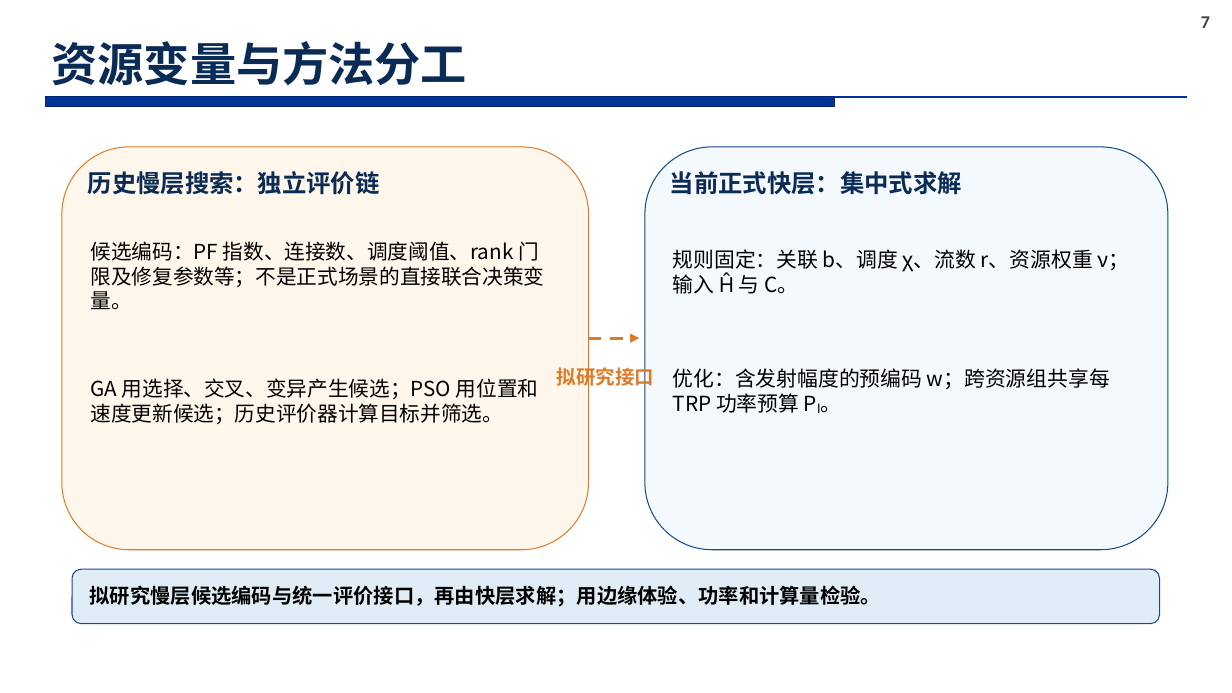
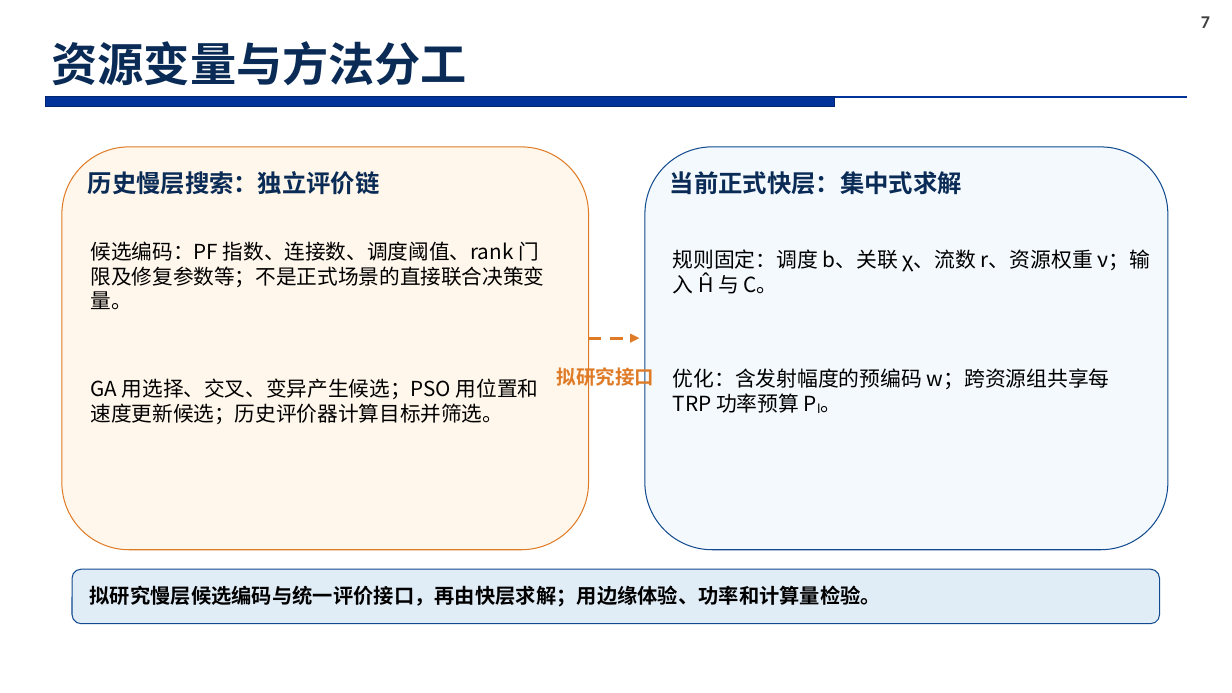
Before and after one commit to soysoybean0924-hash/CF-MultiTRP-Optimization, a slide deck: slide 7 of docs/research_ppt_20261020/CHASI_研究汇报_研究计划表达_20261020.pptx. Drawn at 1232x693 pixels with LibreOffice and Linux fonts; fonts in the diff are those of the drawing; background and template pictures are left out. Boxes give left, top, right and bottom in pixels: in the first picture for what was removed or moved away, otherwise in the second. Text is boxed around its words. In the diff, an @@ line names an element or a change of style, - is before the commit and + after.

```diff
--- a/docs/research_ppt_20261020/CHASI_研究汇报_研究计划表达_20261020.pptx
+++ b/docs/research_ppt_20261020/CHASI_研究汇报_研究计划表达_20261020.pptx
@@ text at [673, 249, 1151, 294]: text changed @@
-规则固定：关联 b、调度 χ、流数 r、资源权重 ν；输入 Ĥ 与 C。
+规则固定：调度 b、关联 χ、流数 r、资源权重 ν；输入 Ĥ 与 C。
```
Also in this commit, not shown: 7 other slides changed.
